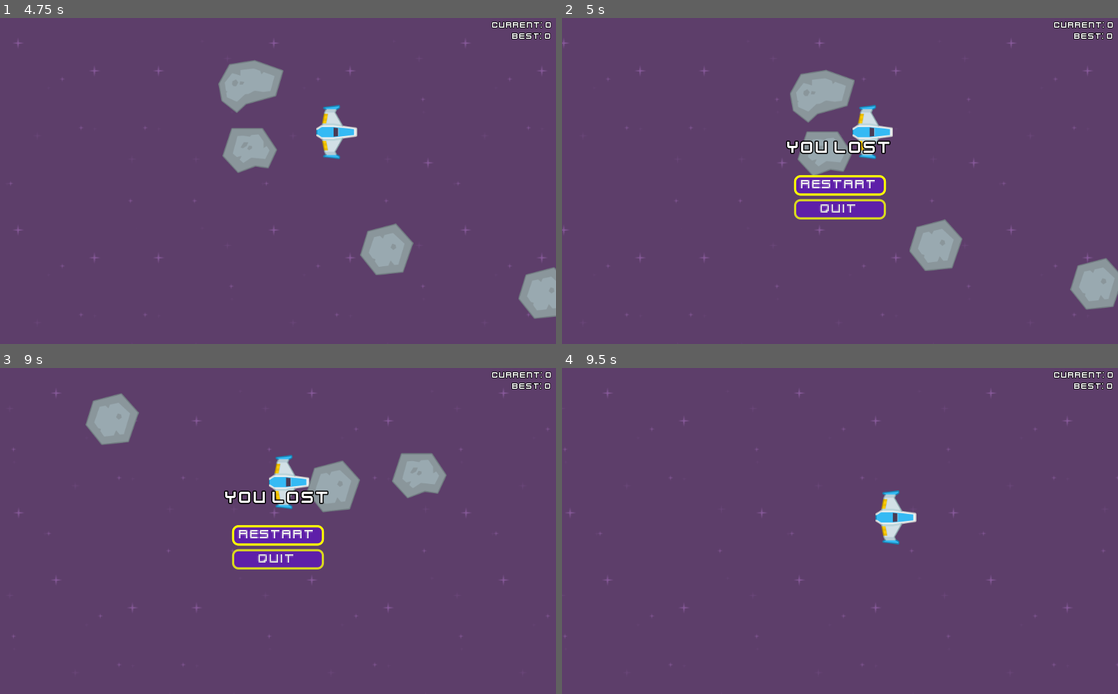
Above: before the commit, frames 1-4 (two rows, left to right).
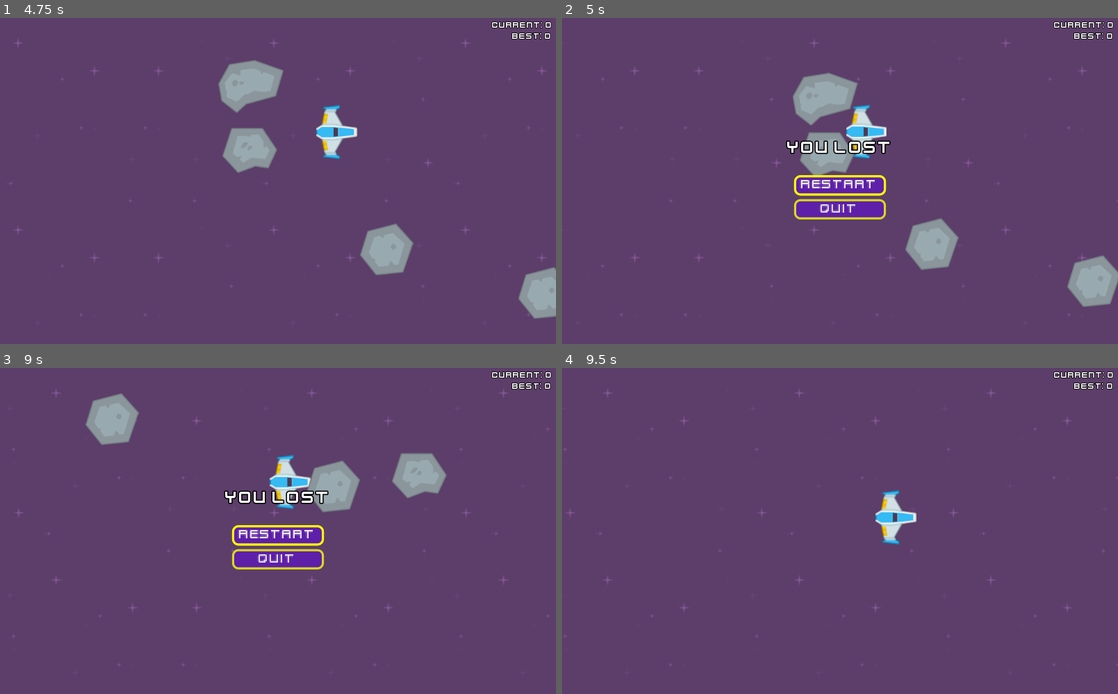
Above: after the commit, the same moments.

Repository: AndreaErario/RainingSpace
Game: Godot game, scene res://Menus/Start/StartMenu.tscn
The game is run twice, just before and just after one commit, with the same random seed, the same clock (stepped at 60 frames per second) and the same inputs.
Inputs:
- Up to frame 1 (4.75 s): click "Start" at 0.5 s; tap Enter (ui_accept) at 1.25, 1.52, 2.27, 3.77, 4.52 s; hold Right (ui_right) 1.28-2.03 s; hold Down (ui_down) 2.03-2.78 s; hold Right (ui_right) 2.78-3.53 s; hold Up (ui_up) 3.53-4.28 s; hold Left (ui_left) from 4.28 s (still down)
- Up to frame 2 (5 s): keep holding Left (ui_left)
- Up to frame 3 (9 s): release Left (ui_left) at 5 s; click "Restart" at 5 s; hold Left (ui_left) 5.78-6.53 s; tap Enter (ui_accept) at 6.02, 7.52, 8.27 s; hold Down (ui_down) 6.53-7.28 s; hold Right (ui_right) 7.28-8.03 s; hold Up (ui_up) 8.03-8.78 s; hold Right (ui_right) from 8.78 s (still down)
- Up to frame 4 (9.5 s): keep holding Right (ui_right); tap Enter (ui_accept) at 9.02 s

Frame 1 is identical in both runs. In frame 2, 1.8% of the frame differs, in the area x 0-100%, y 6-92%; in frame 3, 0.2%; in frame 4, nothing differs.

Commit message:
Makes meteors hitbox more accurate

Diff:
--- a/Meteor/Meteor.gd
+++ b/Meteor/Meteor.gd
@@ -3,6 +3,29 @@
 const explosion_particle = preload("res://Meteor/MeteorExplosion.tscn")
 
 var types = [0, 1, 2, 3]
+var polygons = [
+	PoolVector2Array(
+		[Vector2(-33, -40), Vector2(23, -40),
+		Vector2(49, -1), Vector2(34, 32),
+		Vector2(10, 29), Vector2(-21, 40), Vector2(-49, 10)]
+	),
+	PoolVector2Array(
+		[Vector2(7, -48), Vector2(59, -29),
+		Vector2(45, 18), Vector2(-8, 32),
+		Vector2(-26, 48), Vector2(-53, 26),
+		Vector2(-59, -6), Vector2(-39, -40)]
+	),
+	PoolVector2Array(
+		[Vector2(-10, -39), Vector2(28, -27),
+		Vector2(43, 0), Vector2(20, 40),
+		Vector2(-27, 32), Vector2(-41, 14), Vector2(-43, -18)]
+	),
+	PoolVector2Array(
+		[Vector2(16, -45), Vector2(47, -12),
+		Vector2(29, 41), Vector2(-19, 45),
+		Vector2(-47, 10), Vector2(-34, -32)]
+	)
+]
 var spawn_position
 var move_to
 
@@ -11,9 +34,8 @@
 	# Select a random type and set the collision shape
 	randomize()
 	var type = randi() % types.size()
-	$CollisionShape2D/AnimatedSprite.frame = type
-	$CollisionShape2D.shape = $CollisionShape2D.shape.duplicate()
-	$CollisionShape2D.shape.extents = $CollisionShape2D/AnimatedSprite.frames.get_frame("default", type).get_size()/2
+	$CollisionPolygon2D/AnimatedSprite.frame = type
+	$CollisionPolygon2D.set_polygon(polygons[type])
 
 
 func _physics_process(delta):
--- a/Meteor/Meteor.tscn
+++ b/Meteor/Meteor.tscn
@@ -1,12 +1,10 @@
-[gd_scene load_steps=8 format=2]
+[gd_scene load_steps=7 format=2]
 
 [ext_resource path="res://Meteor/imgs/meteorGrey_big4.png" type="Texture" id=1]
 [ext_resource path="res://Meteor/imgs/meteorGrey_big3.png" type="Texture" id=2]
 [ext_resource path="res://Meteor/imgs/meteorGrey_big1.png" type="Texture" id=3]
 [ext_resource path="res://Meteor/imgs/meteorGrey_big2.png" type="Texture" id=4]
 [ext_resource path="res://Meteor/Meteor.gd" type="Script" id=5]
-
-[sub_resource type="RectangleShape2D" id=1]
 
 [sub_resource type="SpriteFrames" id=2]
 animations = [ {
@@ -22,9 +20,7 @@
 collision/safe_margin = 0.1
 script = ExtResource( 5 )
 
-[node name="CollisionShape2D" type="CollisionShape2D" parent="."]
-shape = SubResource( 1 )
+[node name="CollisionPolygon2D" type="CollisionPolygon2D" parent="."]
 
-[node name="AnimatedSprite" type="AnimatedSprite" parent="CollisionShape2D"]
+[node name="AnimatedSprite" type="AnimatedSprite" parent="CollisionPolygon2D"]
 frames = SubResource( 2 )
-frame = 1
